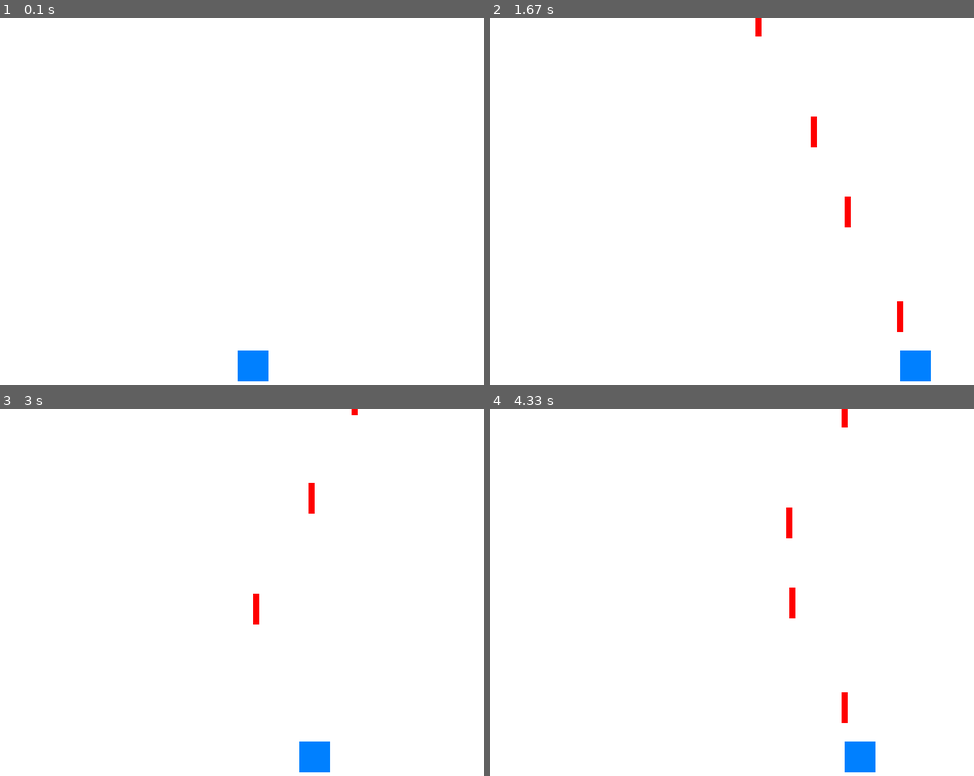
Above: before the commit, frames 1-4 (two rows, left to right).
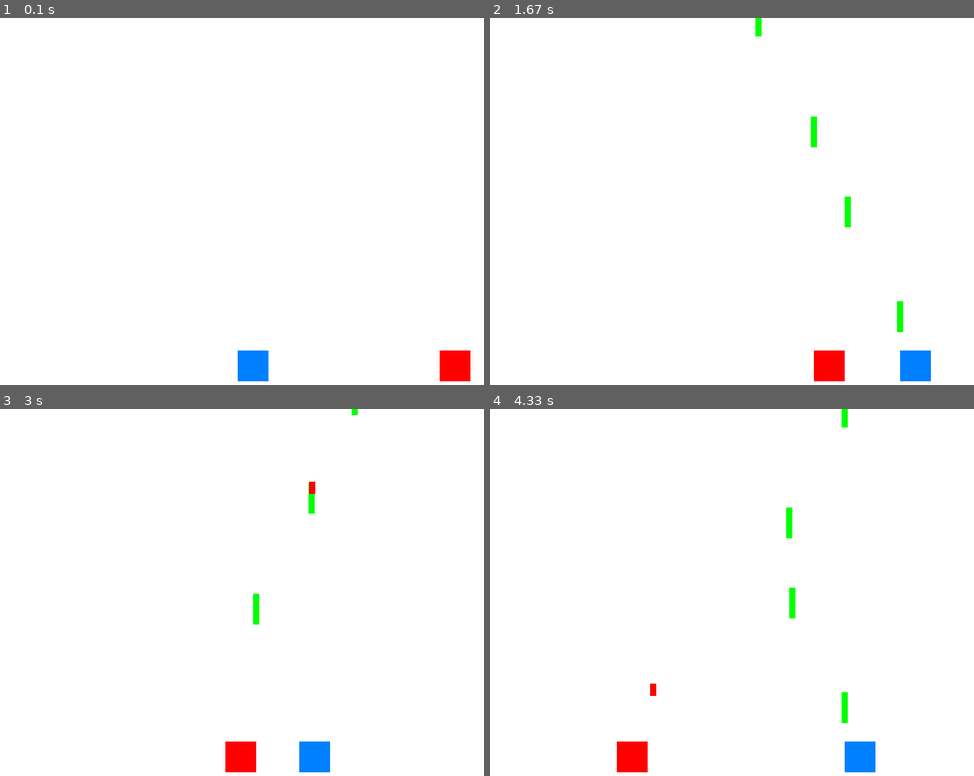
Above: after the commit, the same moments.

Repository: cerritej/8bit-py-game
Game: pygame game, started from src/main.py
The game is run twice, just before and just after one commit, with the same random seed, the same clock (stepped at 60 frames per second) and the same inputs.
Inputs:
- Up to frame 1 (0.1 s): no input
- Up to frame 2 (1.67 s): tap Space at 0.33, 0.73, 1.03, 1.23, 1.53 s; hold Right 0.67-1.13 s; hold Right 1.17-1.63 s
- Up to frame 3 (3 s): hold Left 1.67-2.2 s; tap Space at 1.73, 2.03, 2.3, 2.6, 2.73 s; hold Left 2.23-2.63 s; hold Right from 2.67 s (still down)
- Up to frame 4 (4.33 s): tap Space at 3.03, 3.4, 3.7, 3.9, 4.2 s; release Right at 3.3 s; hold Left 3.33-3.8 s; hold Right 3.83-4.3 s

The runs differ from the first frame. In frame 1, 0.5% of the frame differs, in the area x 90-98%, y 90-99%; in frame 2, 0.9%; in frame 3, 0.7%; in frame 4, 1.0%, in the area x 26-74%, y 0-99%.

Commit message:
added enemy

Diff:
--- /dev/null
+++ b/src/enemy.py
@@ -0,0 +1,65 @@
+# enemy.py
+import pygame
+from projectile import Projectile
+
+class Enemy:
+    def __init__(self, x, y, width, height, speed, shoot_rate):
+        self.x = x
+        self.y = y
+        self.width = width
+        self.height = height
+        self.speed = speed
+        self.shoot_rate = shoot_rate
+        self.last_shot_time = 0
+        self.is_alive = True  # New state to track whether the enemy is alive
+        self.color = (255, 0, 0)  # Initial color
+        self.destroyed_time = None  # Time when the enemy was destroyed
+
+    def move(self):
+        if self.is_alive:
+            self.x += self.speed
+
+            # Adjust the y-coordinate to move along the top side of the screen
+            self.y = max(self.y, 0)
+
+            # If the enemy reaches the left side, reset its position to the right
+            if self.x < 0:
+                self.x = pygame.display.get_surface().get_width()
+                self.y = pygame.display.get_surface().get_height() // 4  # Adjust as needed
+        elif self.destroyed_time is not None:
+            # Check if it's been 1 second since the enemy was destroyed
+            current_time = pygame.time.get_ticks()
+            time_since_destroyed = current_time - self.destroyed_time
+            if time_since_destroyed >= 1000:
+                # If 1 second has passed, mark the enemy as no longer alive
+                self.is_alive = False
+
+    def shoot_projectile(self):
+        if self.is_alive:
+            current_time = pygame.time.get_ticks()
+            time_since_last_shot = current_time - self.last_shot_time
+
+            if time_since_last_shot > self.shoot_rate:
+                # Create a projectile and return it
+                projectile = Projectile(x=self.x + self.width // 2 - 5,
+                                        y=self.y + self.height,
+                                        width=10,
+                                        height=20,  # Adjust the height as needed
+                                        speed=8,   # Adjust the speed as needed
+                                        length=20)  # Adjust the length as needed
+                self.last_shot_time = current_time
+                return projectile
+            else:
+                return None
+
+    def is_hit(self, projectile):
+        # Check if the enemy is hit by a projectile
+        if self.is_alive:
+            hit_condition = (self.x < projectile.x < self.x + self.width) and (self.y < projectile.y < self.y + self.height)
+            if hit_condition:
+                self.is_alive = False
+                self.color = (0, 0, 0)  # Change color to black
+                self.destroyed_time = pygame.time.get_ticks()  # Record the time when the enemy was destroyed
+            return hit_condition
+        else:
+            return False
--- a/src/main.py
+++ b/src/main.py
@@ -2,8 +2,8 @@
 import pygame
 import sys
 from spaceship import Spaceship
+from enemy import Enemy
 from projectile import Projectile
-
 
 def main():
     pygame.init()
@@ -15,13 +15,16 @@
 
     player_spaceship = Spaceship(name="Player", x=width // 2, y=height - 60, width=50, height=50)
 
-    # Create a list to store projectiles
-    projectiles = []
+    # Create lists to store projectiles for both player and enemy
+    player_projectiles = []
+    enemy_projectiles = []
+
+    enemy = Enemy(x=width - 60, y=height - 60, width=50, height=50, speed=-2, shoot_rate=2000)  # Adjust speed and shoot_rate as needed
 
     clock = pygame.time.Clock()
 
-    # Define a variable to store the time of the last shot
-    last_shot_time = 0
+    # Define a variable to store the time of the last player shot
+    last_player_shot_time = 0
 
     while True:
         for event in pygame.event.get():
@@ -34,20 +37,37 @@
             player_spaceship.move(-5, 0)
         if keys[pygame.K_RIGHT]:
             player_spaceship.move(5, 0)
+        if keys[pygame.K_SPACE]:
+            # Player shoots a projectile
+            current_time = pygame.time.get_ticks()
+            time_since_last_shot = current_time - last_player_shot_time
+            if time_since_last_shot > 200:  # Allow shooting every 200 milliseconds (five per second)
+                new_projectile = Projectile(x=player_spaceship.x + player_spaceship.width // 2 - 5,
+                                            y=player_spaceship.y,
+                                            width=10,
+                                            height=player_spaceship.height,
+                                            speed=10,
+                                            length=player_spaceship.height)
+                player_projectiles.append(new_projectile)
+                last_player_shot_time = current_time
 
-        # Limit the rate of shooting to at most twice per second
-        current_time = pygame.time.get_ticks()
-        time_since_last_shot = current_time - last_shot_time
-        if keys[
-            pygame.K_SPACE] and time_since_last_shot > 200:  # Allow shooting every 200 milliseconds (five per second)
-            new_projectile = Projectile(x=player_spaceship.x + player_spaceship.width // 2 - 5,
-                                        y=player_spaceship.y,
-                                        width=10,
-                                        height=player_spaceship.height,
-                                        speed=10,
-                                        length=player_spaceship.height)
-            projectiles.append(new_projectile)
-            last_shot_time = current_time
+        # Enemy behavior
+        enemy.move()
+        new_enemy_projectile = enemy.shoot_projectile()
+        if new_enemy_projectile:
+            enemy_projectiles.append(new_enemy_projectile)
+
+        # Update projectile positions
+        for projectile in player_projectiles:
+            projectile.move()
+        for projectile in enemy_projectiles:
+            projectile.move()
+
+        # Check for collisions
+        for projectile in player_projectiles:
+            if enemy.is_hit(projectile):
+                # Handle enemy hit
+                print("Enemy hit!")
 
         screen.fill(white)
 
@@ -55,14 +75,17 @@
         pygame.draw.rect(screen, (0, 128, 255),
                          (player_spaceship.x, player_spaceship.y, player_spaceship.width, player_spaceship.height))
 
-        # Update and draw projectiles
-        for projectile in projectiles:
-            projectile.update()
-            projectile.render(screen)
+        # Draw the enemy with the updated color
+        pygame.draw.rect(screen, enemy.color, (enemy.x, enemy.y, enemy.width, enemy.height))
+
+        # Draw projectiles
+        for projectile in player_projectiles:
+            pygame.draw.rect(screen, (0, 255, 0), (projectile.x, projectile.y, projectile.width, projectile.length))
+        for projectile in enemy_projectiles:
+            pygame.draw.rect(screen, (255, 0, 0), (projectile.x, projectile.y, projectile.width, projectile.length))
 
         pygame.display.flip()
         clock.tick(60)
 
-
 if __name__ == "__main__":
     main()
--- a/src/spaceship.py
+++ b/src/spaceship.py
@@ -26,7 +26,6 @@
 
     @x.setter
     def x(self, x):
-        # Add any validation if needed
         self.__x = x
 
     @property
